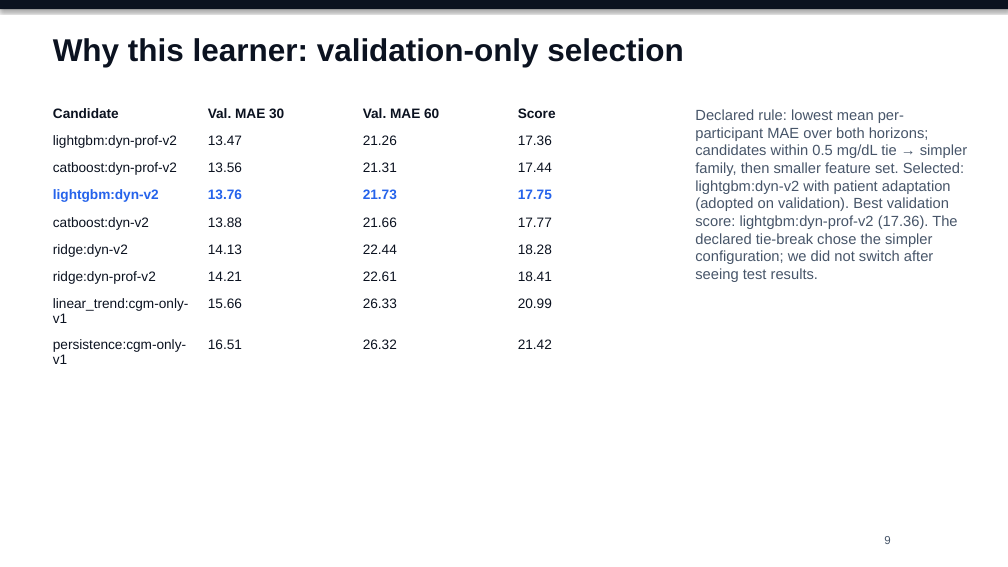
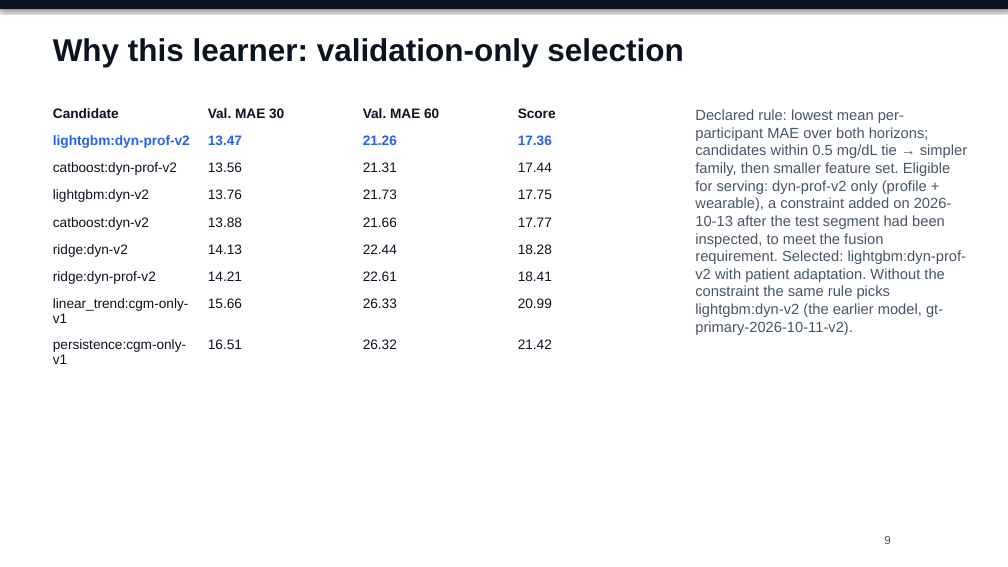
Before and after one commit to Avi36005/DigitalTwin-Challenge-Kryptonite, a slide deck: slide 9 of docs/submission/GlucoTwin_Presentation.pptx. Drawn at 1008x567 pixels with LibreOffice and Linux fonts; fonts in the diff are those of the drawing. Boxes give left, top, right and bottom in pixels: in the first picture for what was removed or moved away, otherwise in the second. Text is boxed around its words. In the diff, an @@ line names an element or a change of style, - is before the commit and + after.

```diff
--- a/docs/submission/GlucoTwin_Presentation.pptx
+++ b/docs/submission/GlucoTwin_Presentation.pptx
@@ table at bbox=[45, 102, 665, 368] @@
@@ text colour #0B1220 to #2563EB, bold on in "lightgbm:dyn-prof-v2", "13.47", "21.26", "17.36" @@
@@ text colour #2563EB to #0B1220, bold off in "lightgbm:dyn-v2", "13.76", "21.73", "17.75" @@
@@ text at bbox=[695, 109, 967, 335]: text changed @@
-Declared rule: lowest mean per-participant MAE over both horizons; candidates within 0.5 mg/dL tie → simpler family, then smaller feature set. Selected: lightgbm:dyn-v2 with patient adaptation (adopted on validation). Best validation score: lightgbm:dyn-prof-v2 (17.36). The declared tie-break chose the simpler configuration; we did not switch after seeing test results.
+Declared rule: lowest mean per-participant MAE over both horizons; candidates within 0.5 mg/dL tie → simpler family, then smaller feature set. Eligible for serving: dyn-prof-v2 only (profile + wearable), a constraint added on 2026-10-13 after the test segment had been inspected, to meet the fusion requirement. Selected: lightgbm:dyn-prof-v2 with patient adaptation. Without the constraint the same rule picks lightgbm:dyn-v2 (the earlier model, gt-primary-2026-10-11-v2).
```
Also in this commit, not shown: 13 other slides changed, 1 slide added, 57 other files.
